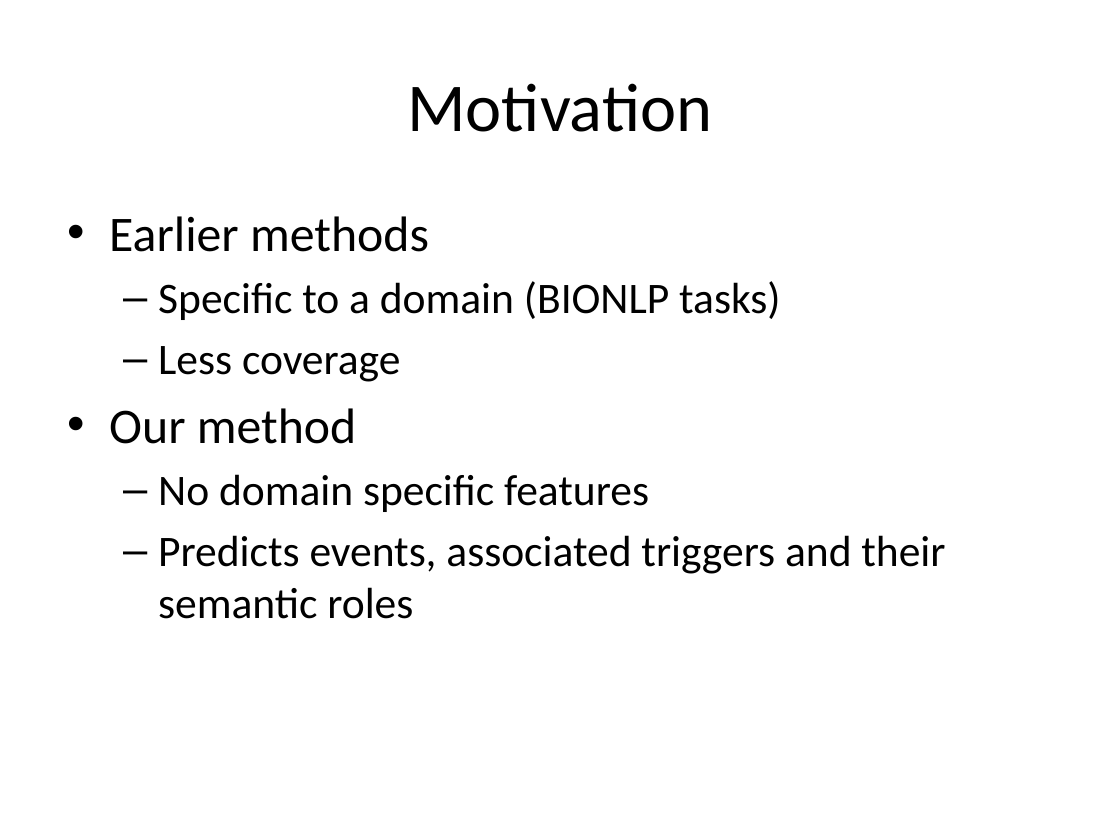
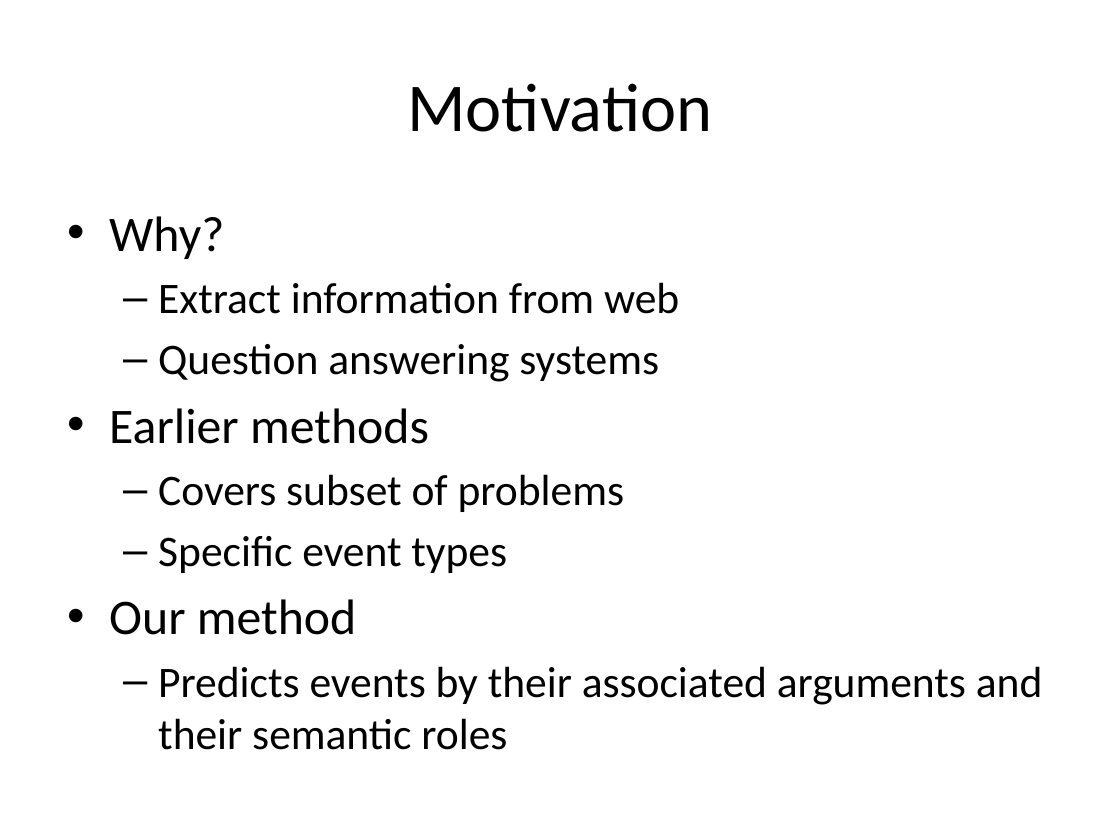
Before and after one commit to ajutscaria/CS224U, a slide deck: slide 3 of Presentation/Anubhai Philip Scaria.pptx. Drawn at 1120x840 pixels with LibreOffice and Linux fonts; fonts in the diff are those of the drawing. Boxes give left, top, right and bottom in pixels: in the first picture for what was removed or moved away, otherwise in the second. Text is boxed around its words. In the diff, an @@ line names an element or a change of style, - is before the commit and + after.

```diff
--- a/Presentation/Anubhai Philip Scaria.pptx
+++ b/Presentation/Anubhai Philip Scaria.pptx
@@ text at (109,216,679,382): paragraphs added @@
+• Why?
+  – Extract information from web
+  – Question answering systems
@@ text at (158,474,625,573): text changed @@
-  – Specific to a domain (BIONLP tasks)
-  – Less coverage
+  – Covers subset of problems
+  – Specific event types
@@ text at (158,666,1043,750): text changed @@
-  – No domain specific features
-  – Predicts events, associated triggers and their semantic roles
+  – Predicts events by their associated arguments and their semantic roles
```
Also in this commit, not shown: 6 other slides changed, 9 slides added, 1 slide removed, 3 other files.
